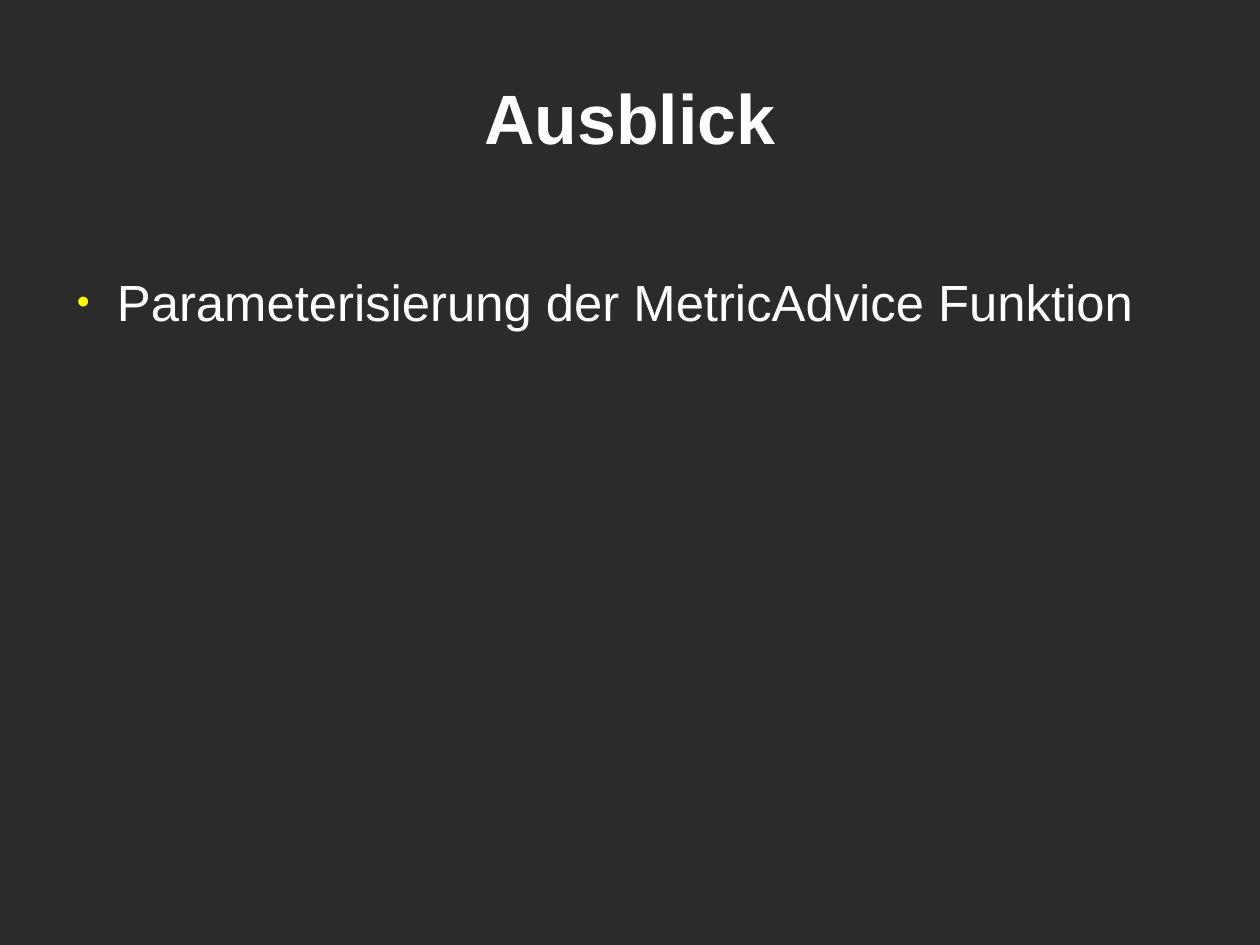
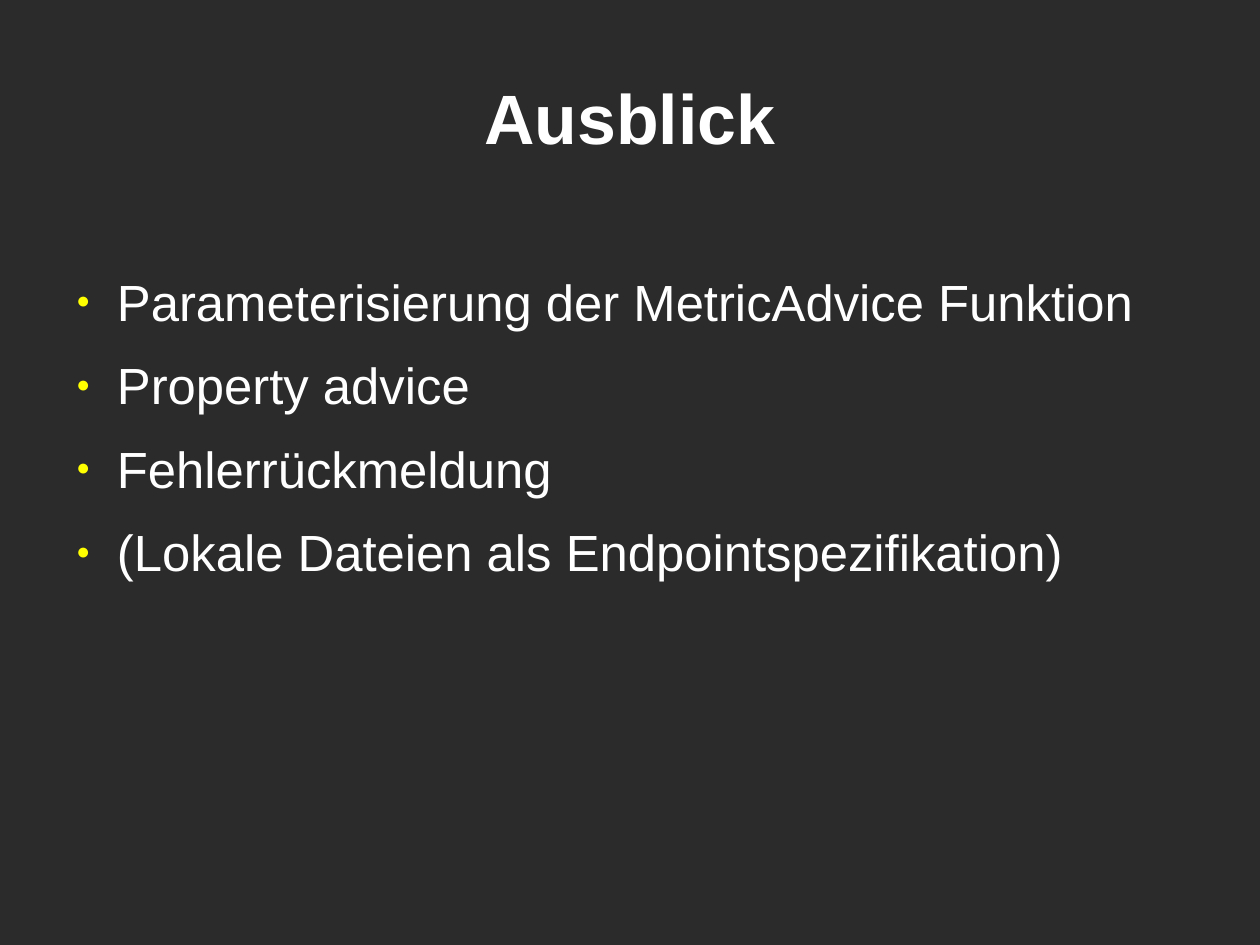
Before and after one commit to KLyko/LimesWebService, a slide deck: slide 9 of doc/overview_08-05-12/presentation.odp. Drawn at 1260x945 pixels with LibreOffice and Linux fonts; fonts in the diff are those of the drawing; background and template pictures are left out; a plain dark background stands for a picture behind light text. Boxes give left, top, right and bottom in pixels: in the first picture for what was removed or moved away, otherwise in the second. Text is boxed around its words. In the diff, an @@ line names an element or a change of style, - is before the commit and + after.

Commit message:
updated

```diff
--- a/doc/overview_08-05-12/presentation.odp
+++ b/doc/overview_08-05-12/presentation.odp
@@ text at (117, 367, 1063, 582): paragraphs added @@
+● Property advice
+● Fehlerrückmeldung
+● (Lokale Dateien als Endpointspezifikation)
```
Also in this commit, not shown: 1 other slide changed, 1 slide added, 1 slide removed.
